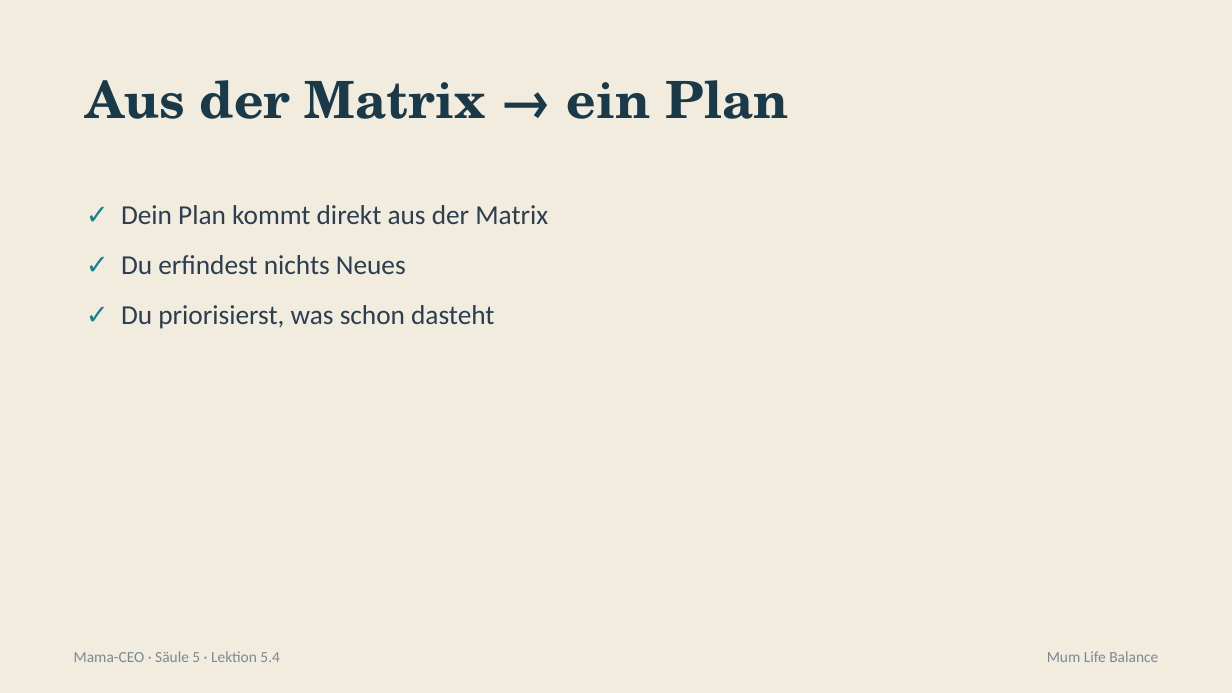
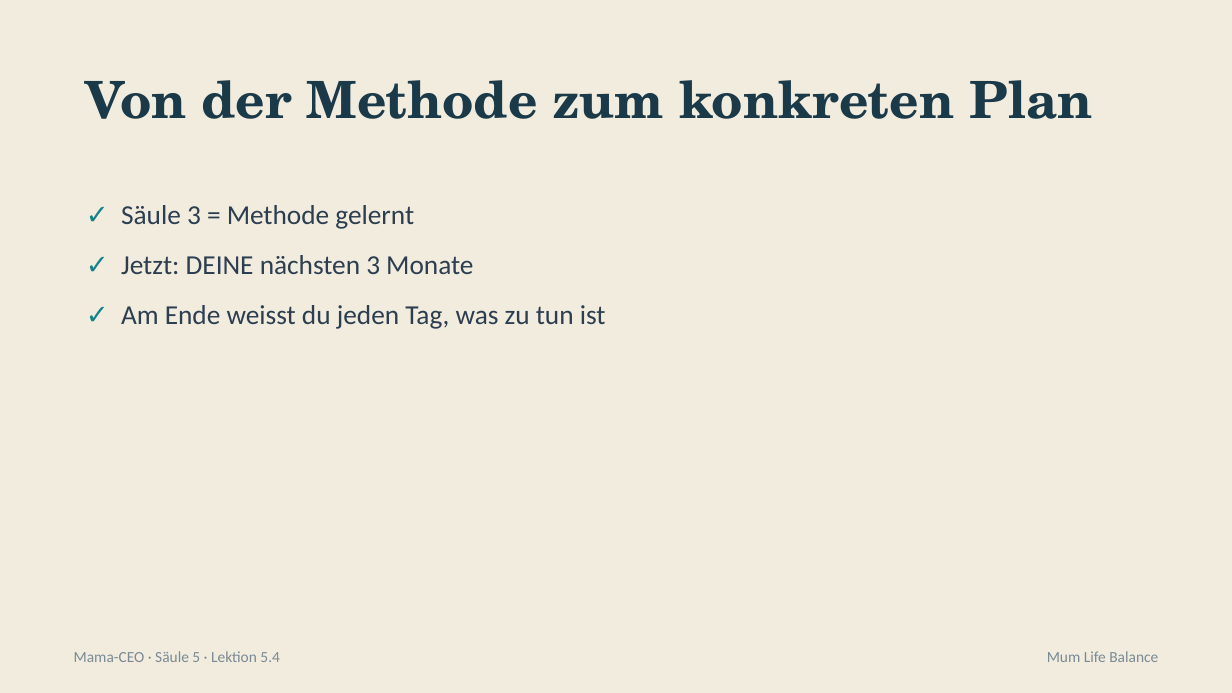
Before and after one commit to pnulmann-hue/mumlifebalance-workspace, a slide deck: slide 2 of outputs/produkte/mama-ceo/03-praesentationen/saeule-5/04-lektion-5-4.pptx. Drawn at 1232x693 pixels with LibreOffice and Linux fonts; fonts in the diff are those of the drawing. Boxes give left, top, right and bottom in pixels: in the first picture for what was removed or moved away, otherwise in the second. Text is boxed around its words. In the diff, an @@ line names an element or a change of style, - is before the commit and + after.

```diff
--- a/outputs/produkte/mama-ceo/03-praesentationen/saeule-5/04-lektion-5-4.pptx
+++ b/outputs/produkte/mama-ceo/03-praesentationen/saeule-5/04-lektion-5-4.pptx
@@ text at box(86, 80, 1092, 119): text changed @@
-Aus der Matrix → ein Plan
+Von der Methode zum konkreten Plan
@@ text at box(121, 205, 606, 329): text changed @@
-✓ Dein Plan kommt direkt aus der Matrix
-✓ Du erfindest nichts Neues
-✓ Du priorisierst, was schon dasteht
+✓ Säule 3 = Methode gelernt
+✓ Jetzt: DEINE nächsten 3 Monate
+✓ Am Ende weisst du jeden Tag, was zu tun ist
```
Also in this commit, not shown: 7 other slides changed, 1 slide added, 1 slide removed, 8 other files.
